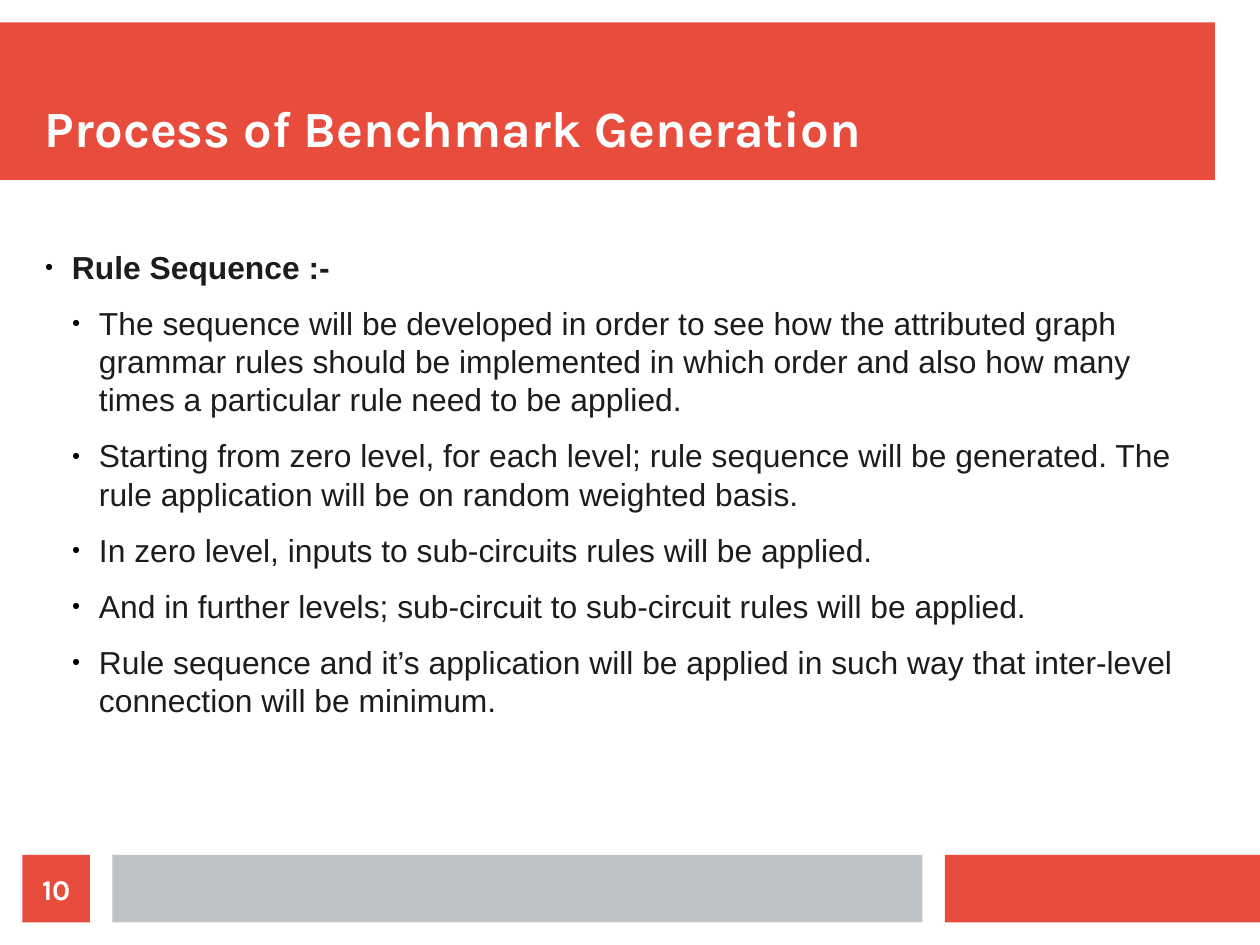
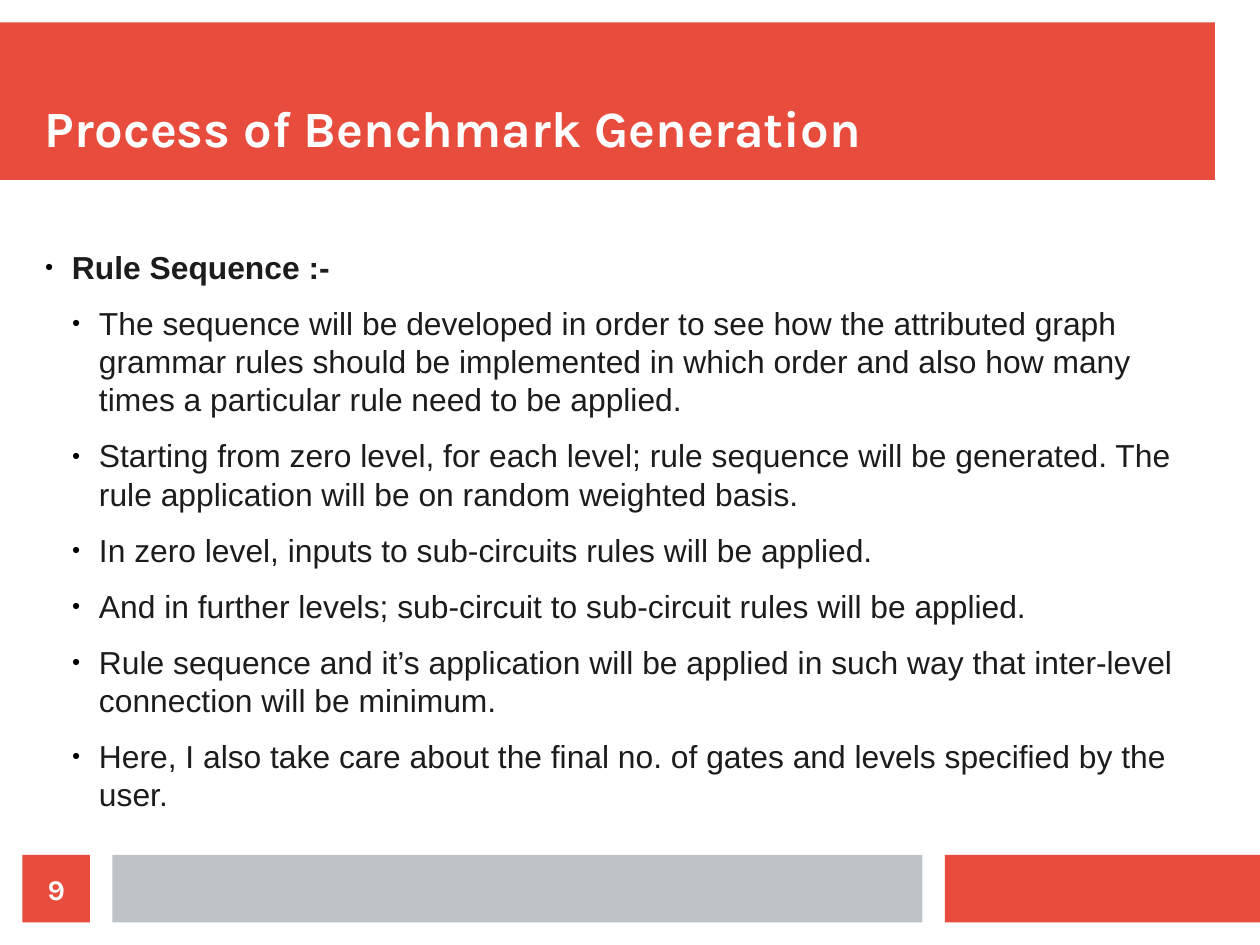
Before and after one commit to amarkant23394/upgraded_attributed_graph_grammars_tool, a slide deck: slide 9 of Attributed_graph_Grammar/Antlr/benchmark_generation_process.odp (slide 10 before the commit). Drawn at 1260x945 pixels with LibreOffice and Linux fonts; fonts in the diff are those of the drawing. Boxes give left, top, right and bottom in pixels: in the first picture for what was removed or moved away, otherwise in the second. Text is boxed around its words. In the diff, an @@ line names an element or a change of style, - is before the commit and + after.

```diff
--- a/Attributed_graph_Grammar/Antlr/benchmark_generation_process.odp
+++ b/Attributed_graph_Grammar/Antlr/benchmark_generation_process.odp
@@ text at <box>99,745,1165,807</box>: paragraph added @@
+  ● Here, I also take care about the final no. of gates and levels specified by the user.
@@ page number at <box>48,881,65,901</box>: text changed @@
-10
+9
```
Also in this commit, not shown: 5 other slides changed, 1 slide added, 1 slide removed, 1 other file.
